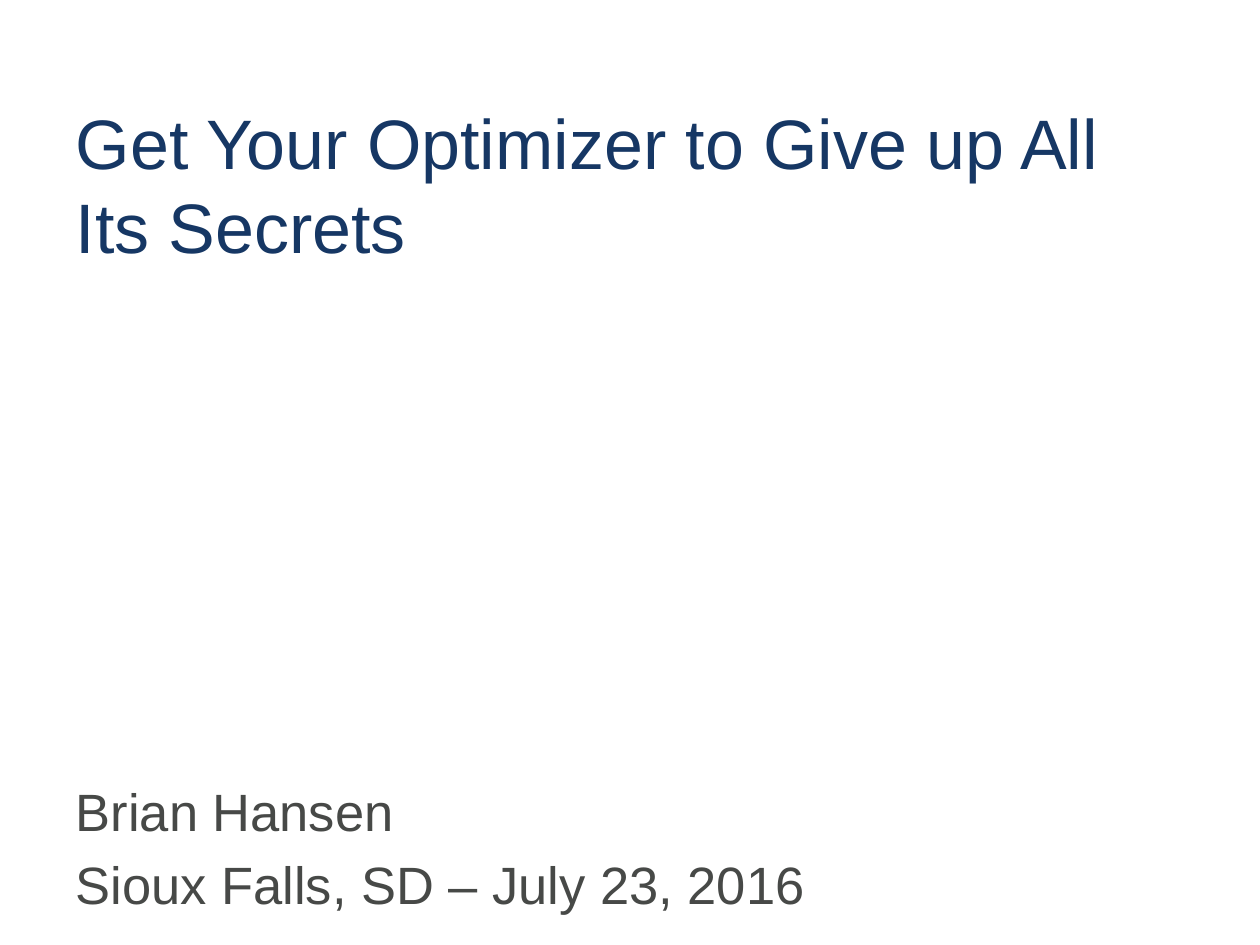
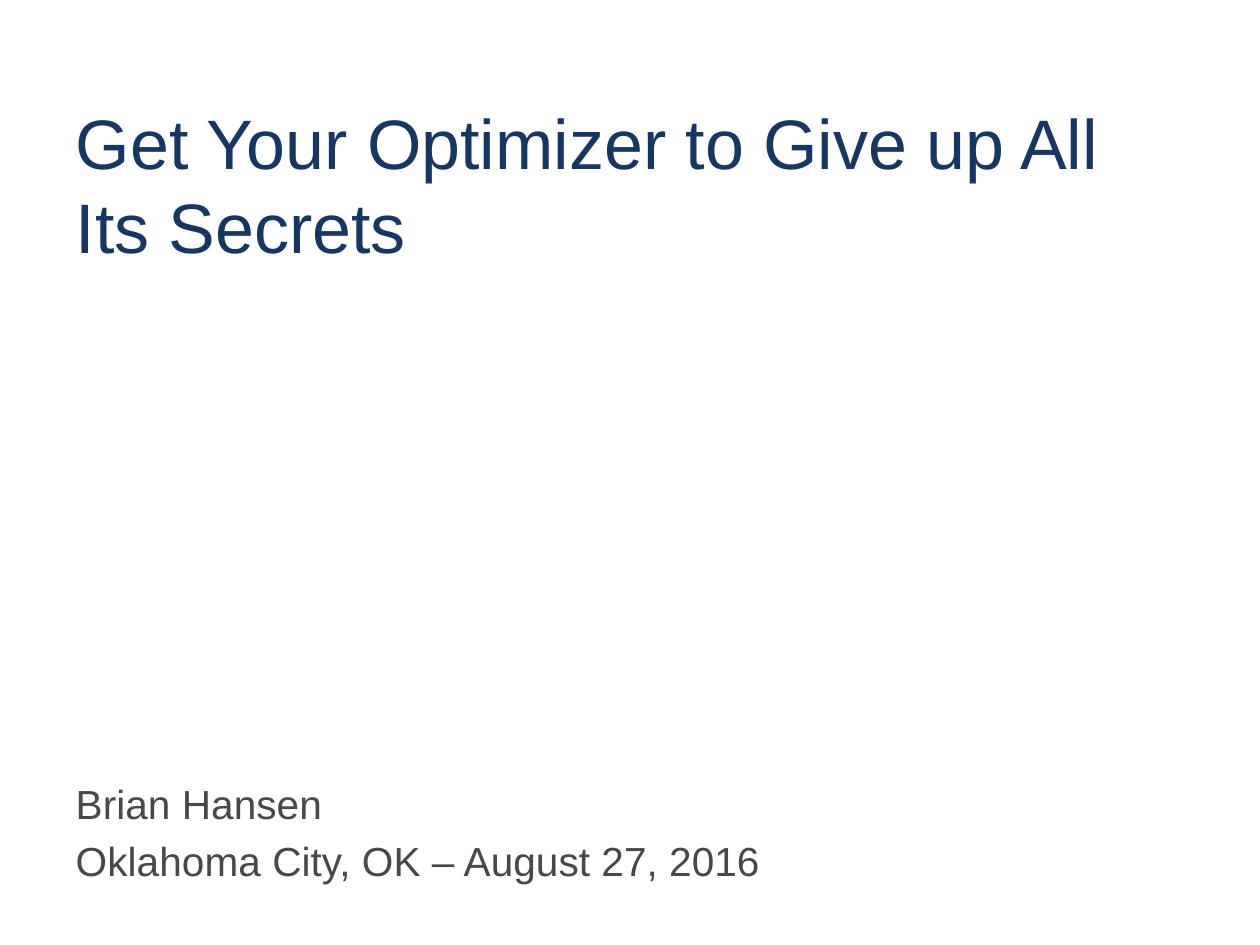
Before and after one commit to tf3604/OptimizerPresentation, a slide deck: slide 1 of Optimizer.pptx. Drawn at 1260x945 pixels with LibreOffice and Linux fonts; fonts in the diff are those of the drawing; background and template pictures are left out. Boxes give left, top, right and bottom in pixels: in the first picture for what was removed or moved away, otherwise in the second. Text is boxed around its words. In the diff, an @@ line names an element or a change of style, - is before the commit and + after.

```diff
--- a/Optimizer.pptx
+++ b/Optimizer.pptx
@@ text at [76,789,322,820]: size 30 to 23.2 pt in "Brian Hansen"; less space between paragraphs @@
@@ text at [76,846,759,884]: text changed; size 30 to 23.2 pt @@
-Sioux Falls, SD – July 23, 2016
+Oklahoma City, OK – August 27, 2016
```
Also in this commit, not shown: 1 other slide changed, 1 slide removed.
